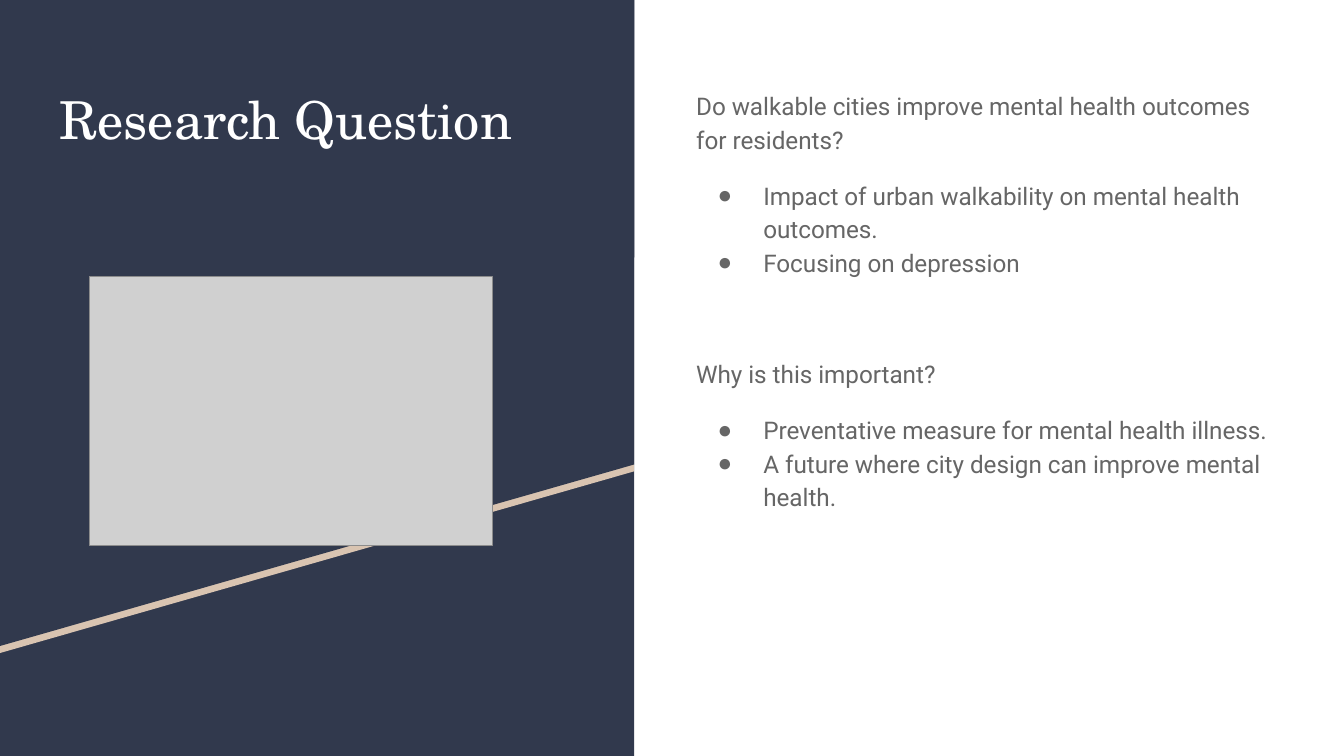
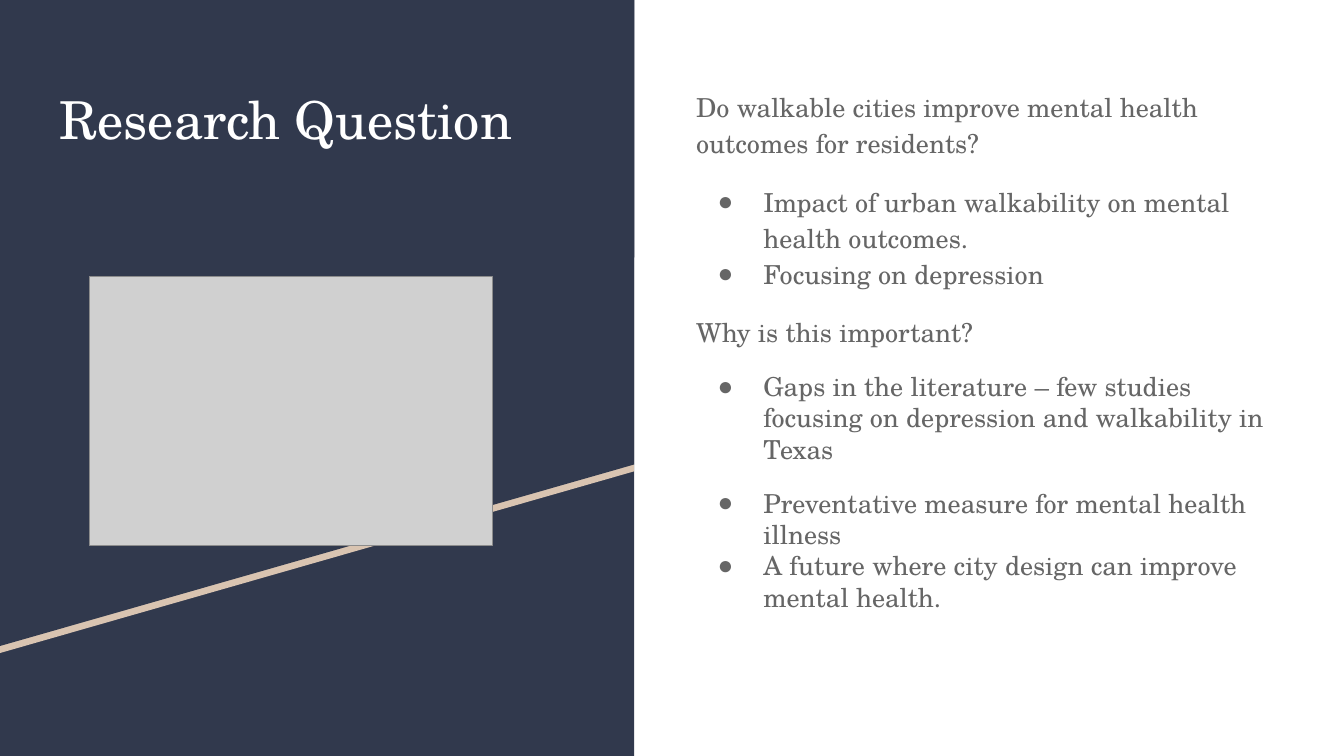
Before and after one commit to bheshtashahim/Shahim_EPPS6356FinalProject, a slide deck: slide 3 of EPPS 6356 Final Presentation.pptx. Drawn at 1344x756 pixels with LibreOffice and Linux fonts; fonts in the diff are those of the drawing; grey boxes stand for pictures. Boxes give left, top, right and bottom in pixels: in the first picture for what was removed or moved away, otherwise in the second. Text is boxed around its words. In the diff, an @@ line names an element or a change of style, - is before the commit and + after.

```diff
--- a/EPPS 6356 Final Presentation.pptx
+++ b/EPPS 6356 Final Presentation.pptx
@@ text at (696,98,1236,608): size 13 to 14 pt, font Roboto to TeX Gyre Schola in "Do walkable cities improve mental health outcomes ...", "Impact of urban walkability on mental health ...", "Focusing on depression", "Why is this important?" and 1 more places; line spacing 1.15 to 1 @@
@@ text at (763,377,1263,545): text changed; size 13 to 14 pt; font Roboto to TeX Gyre Schola @@
-● Preventative measure for mental health illness.
+● Gaps in the literature – few studies focusing on depression and walkability in Texas
+● Preventative measure for mental health illness
```
Also in this commit, not shown: 2 other slides changed.
